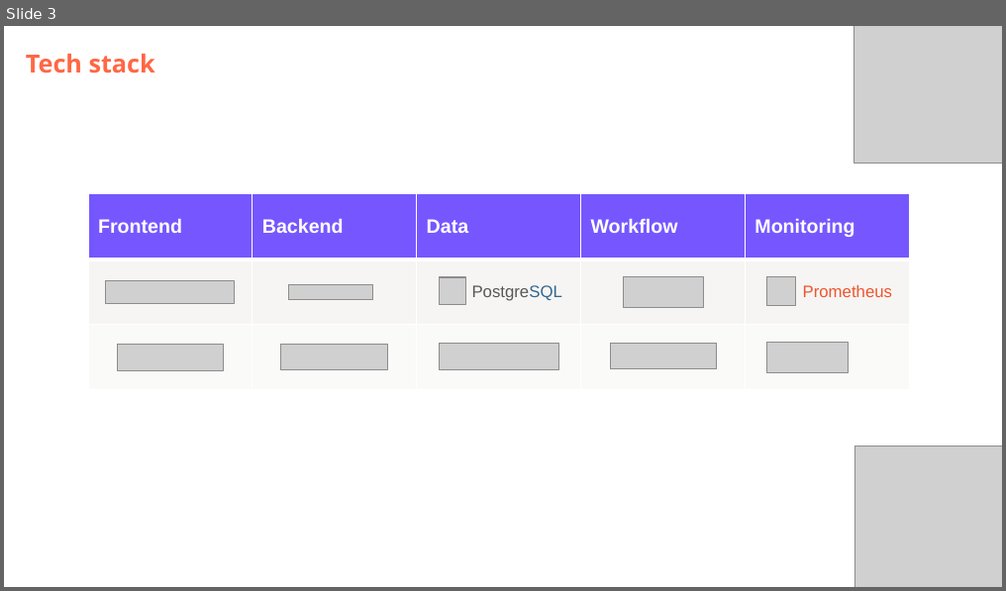
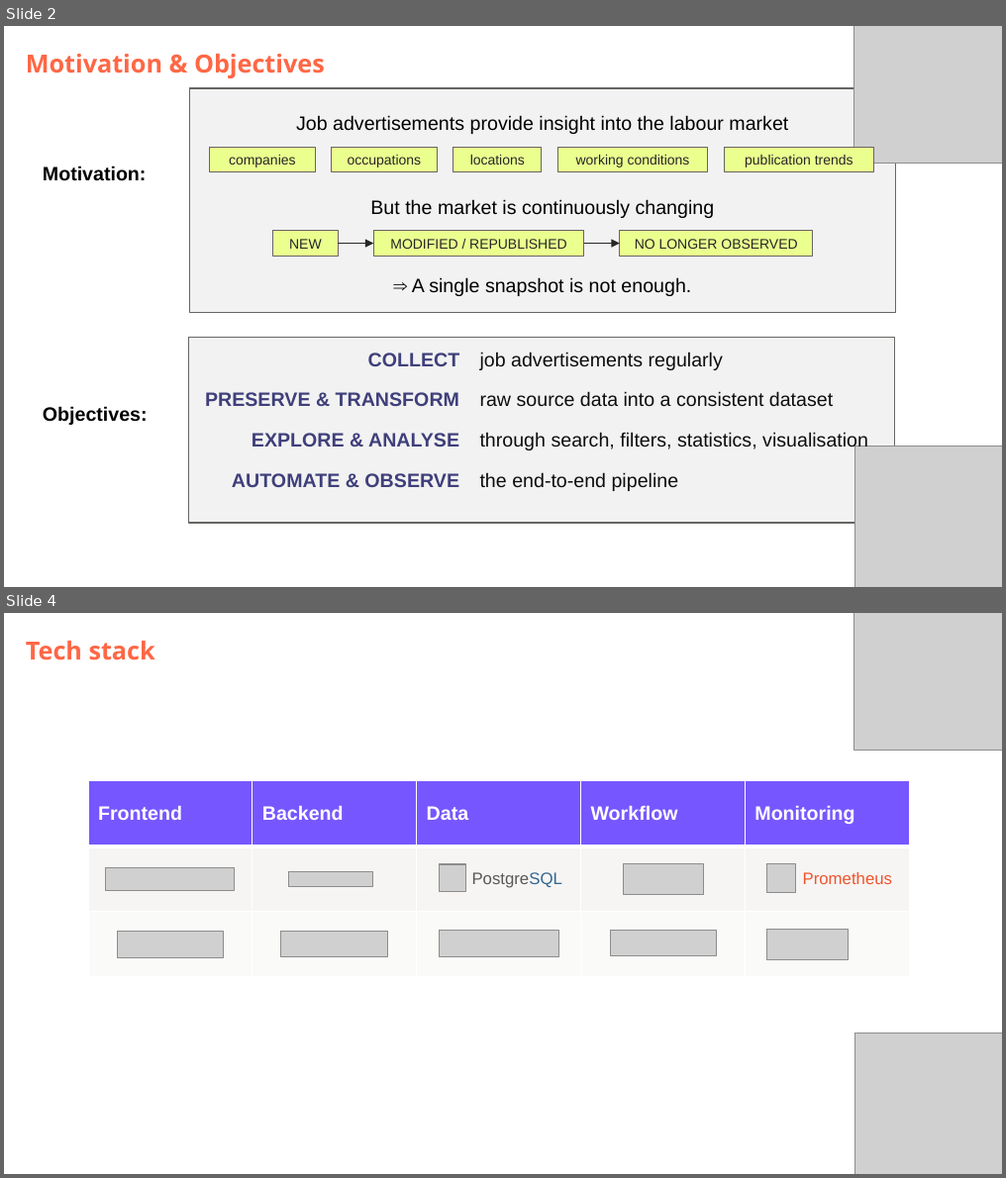
Before and after one commit to DataScientest-Studio/jun26bde-job-market, a slide deck: docs/defence/Defence.pptx. Shown one above the other, each under a label of ours: slide 3 before the commit, slides 2 and 4 after it; the slides between them are not shown. The pictures are 1006x591 and 1006x1178 pixels, drawn with LibreOffice and Linux fonts; fonts in the diff are those of the drawing; grey boxes stand for pictures; background and template pictures are left out. Boxes give left, top, right and bottom in pixels: in the first picture for what was removed or moved away, otherwise in the second. Text is boxed around its words. In the diff, an @@ line names an element or a change of style, - is before the commit and + after.

```diff
--- a/docs/defence/Defence.pptx
+++ b/docs/defence/Defence.pptx
@@ slide 2 added at [4,26,1002,587], background #FFFFFF @@
@@ subtitle added at [26,54,325,78], 18 pt, text #FF6745, bold @@
+Motivation & Objectives
@@ picture added at [854,26,1002,164] @@
@@ rectangle added at [189,87,895,311], fill #F2F2F2, outline #666563 1 pt @@
@@ text added at [296,115,788,134], 14 pt, text #000000 @@
+Job advertisements provide insight into the labour market
@@ text added at [43,166,147,181], 14 pt, text #000000, bold @@
+Motivation:
@@ group added at [210,147,873,172]: 5 rectangles @@
+companies
+occupations
+locations
+working conditions
+publication trends
@@ text added at [370,199,715,218], 14 pt, text #000000 @@
+But the market is continuously changing
@@ group added at [272,231,812,256]: 3 rectangles, 2 arrows @@
+NEW
+MODIFIED / REPUBLISHED
+NO LONGER OBSERVED
@@ text added at [412,277,691,296], 14 pt, text #000000 @@
+⇒ A single snapshot is not enough.
@@ rectangle added at [188,337,894,523], fill #F2F2F2, outline #666563 1 pt @@
@@ table added at [195,345,891,506], 4 rows, 2 columns @@
+COLLECT | job advertisements regularly
+PRESERVE & TRANSFORM | raw source data into a consistent dataset
+EXPLORE & ANALYSE | through search, filters, statistics, visualisation
+AUTOMATE & OBSERVE | the end-to-end pipeline
@@ text added at [43,406,148,425], 14 pt, text #000000, bold @@
+Objectives:
@@ picture added at [854,446,1002,587] @@
@@ what was slide 3 is now slide 4 @@
```
Also in this commit, not shown: 9 slides changed, 1 other slide added, 6 slides removed, 7 other files.
